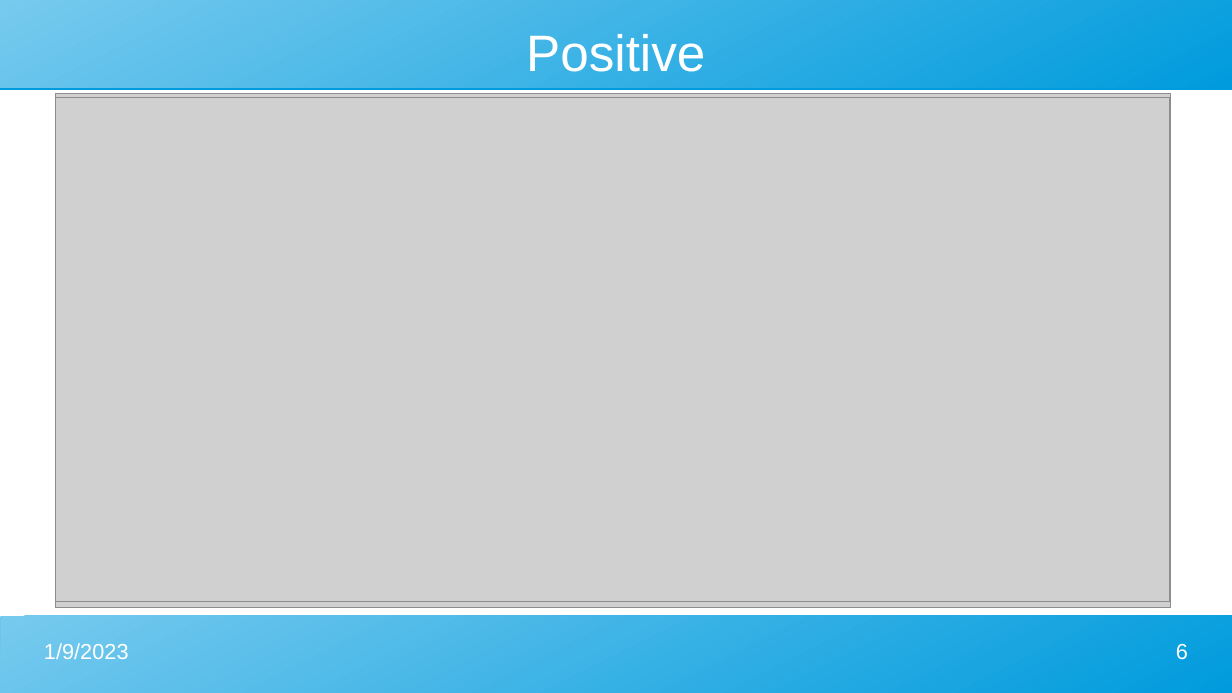
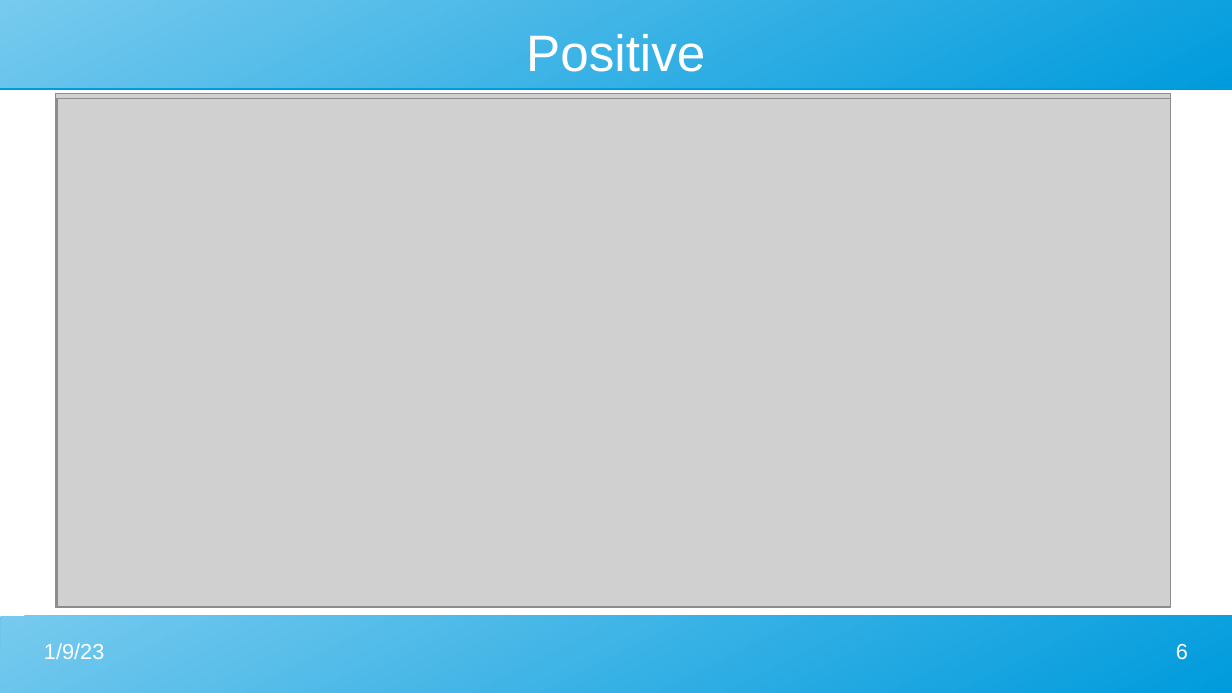
Before and after one commit to Madjeisah/NLP-Interview-Task, a slide deck: slide 6 of presentation.odp. Drawn at 1232x693 pixels with LibreOffice and Linux fonts; fonts in the diff are those of the drawing; grey boxes stand for pictures. Boxes give left, top, right and bottom in pixels: in the first picture for what was removed or moved away, otherwise in the second. Text is boxed around its words. In the diff, an @@ line names an element or a change of style, - is before the commit and + after.

```diff
--- a/presentation.odp
+++ b/presentation.odp
@@ picture: place and size @@
-picture at [56, 97, 1171, 601]
+picture at [57, 98, 1172, 607]
@@ text at [44, 643, 104, 659]: text changed @@
-1/9/2023
+1/9/23
```
Also in this commit, not shown: 11 other slides changed, 1 slide removed.
